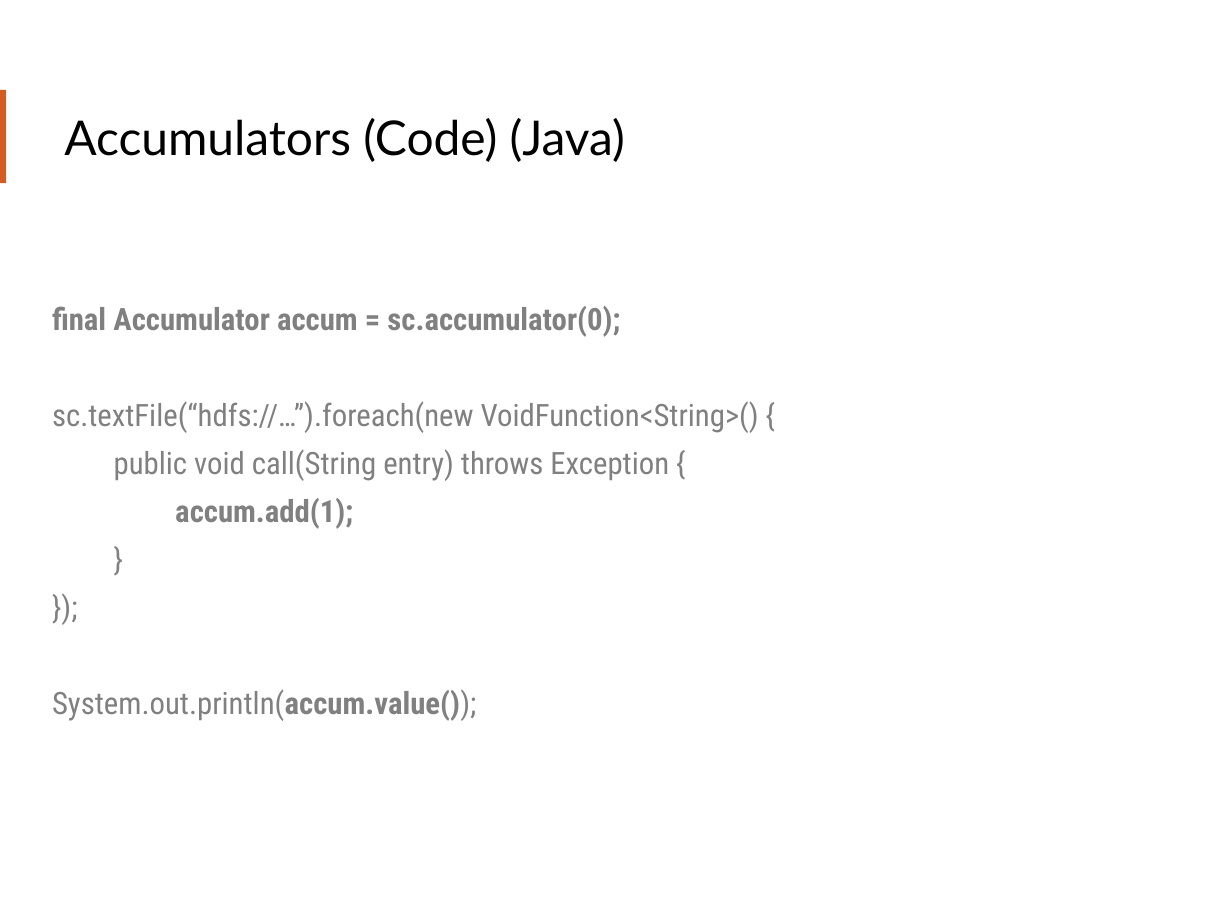
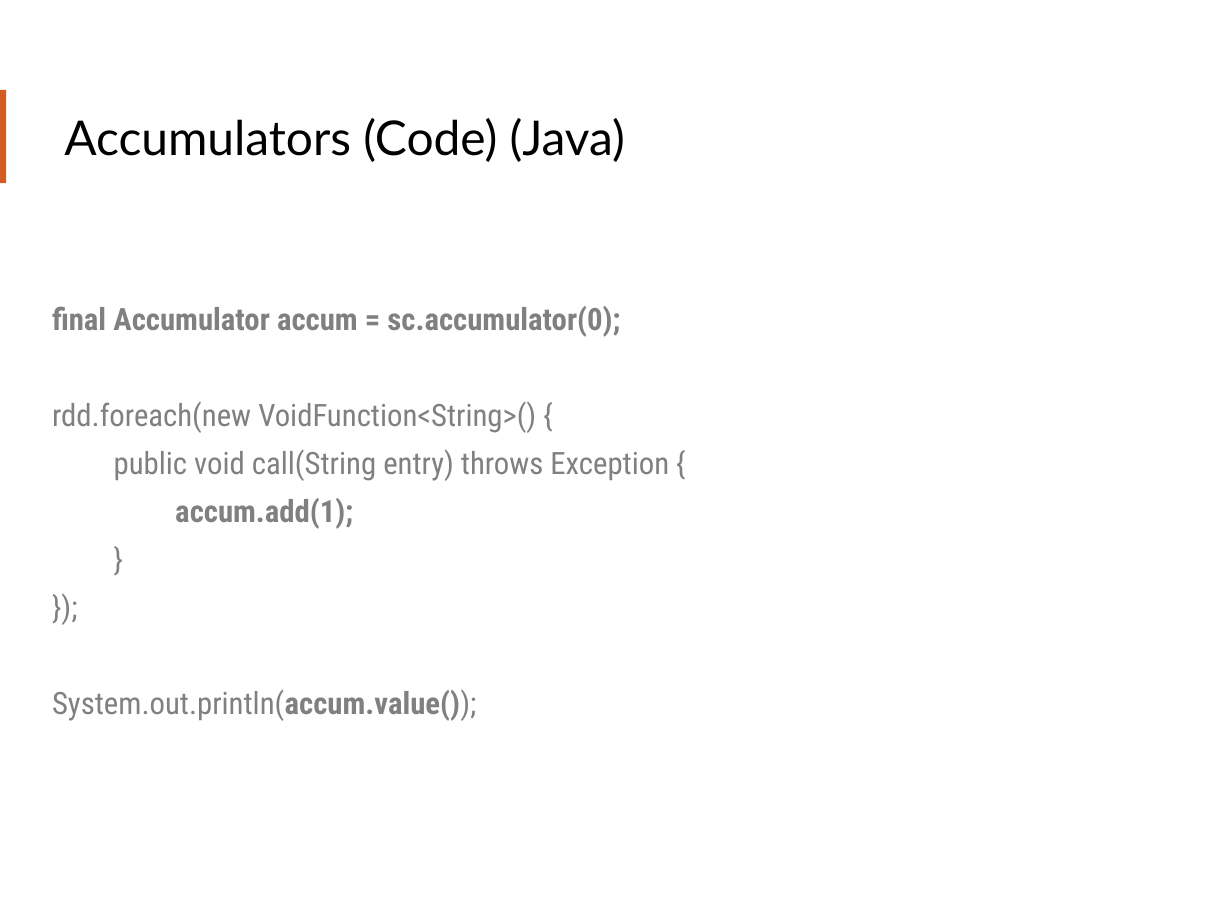
Before and after one commit to teamclairvoyant/intro-to-spark, a slide deck: slide 69 of Intro to Apache Spark Slides.pptx. Drawn at 1232x924 pixels with LibreOffice and Linux fonts; fonts in the diff are those of the drawing. Boxes give left, top, right and bottom in pixels: in the first picture for what was removed or moved away, otherwise in the second. Text is boxed around its words. In the diff, an @@ line names an element or a change of style, - is before the commit and + after.

```diff
--- a/Intro to Apache Spark Slides.pptx
+++ b/Intro to Apache Spark Slides.pptx
@@ text at [52, 402, 536, 433]: text changed @@
-sc.textFile(“hdfs://…”).foreach(new VoidFunction<String>() {
+rdd.foreach(new VoidFunction<String>() {
```
Also in this commit, not shown: 17 other slides changed, 1 slide added, 1 slide removed, 2 other files.
